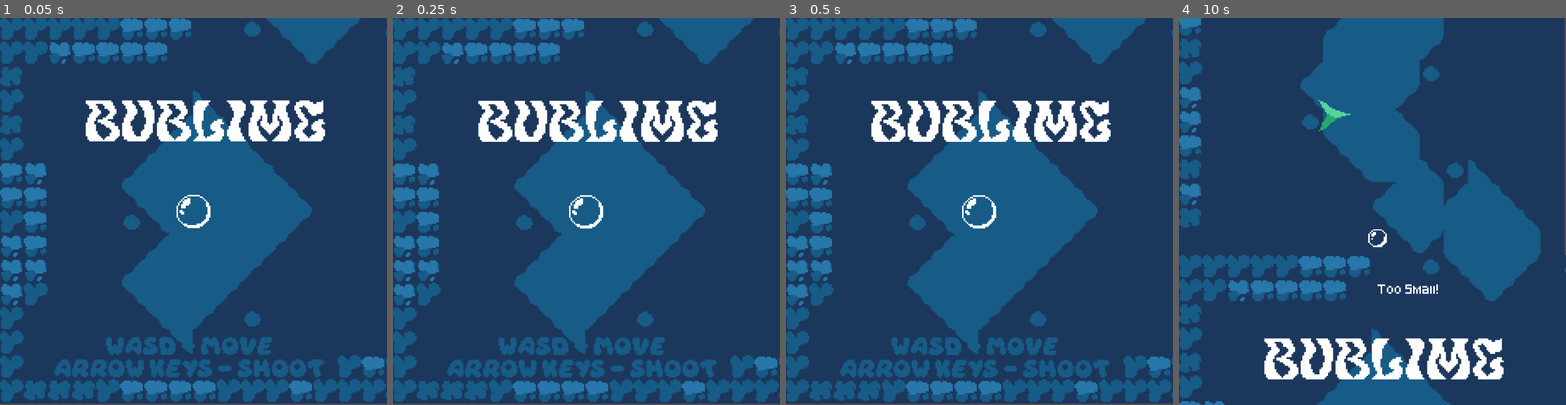
Above: before the commit, frames 1-4 (left to right).
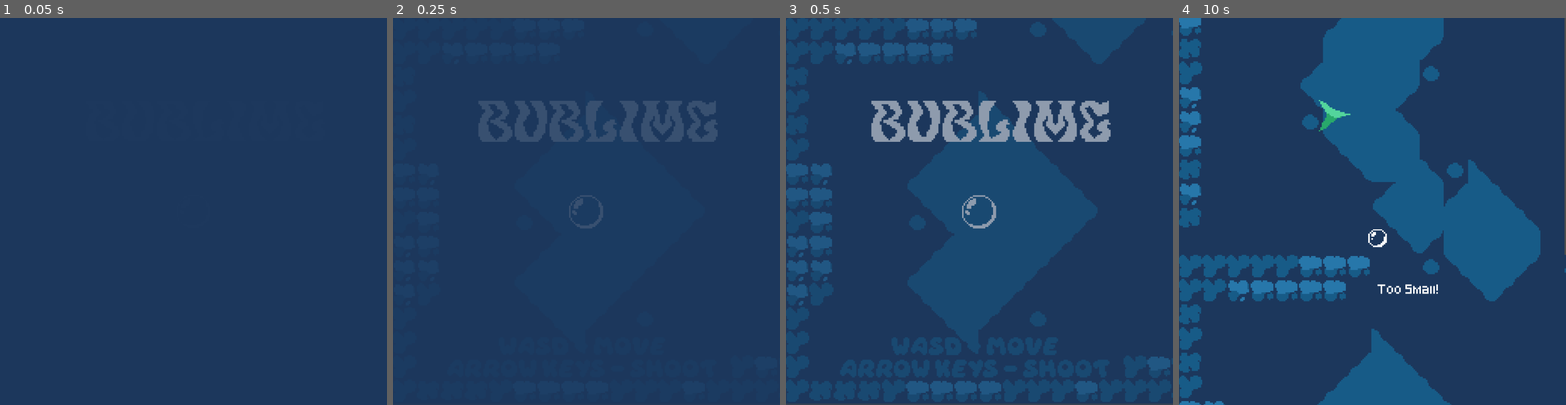
Above: after the commit, the same moments.

Repository: LeslieLlama/Bublime
Game: Godot game, scene res://Scenes/MainGame.tscn
Two runs of this game, one before a commit and one after it. Both use one fixed random seed, a clock stepped at 60 frames per second and the inputs below.
Inputs:
- Up to frame 1 (0.05 s): no input
- Up to frame 2 (0.25 s): no input
- Up to frame 3 (0.5 s): no input
- Up to frame 4 (10 s): hold Right (fire_right) 0.53-1.28 s; tap Enter at 1.25, 5 s; hold Down (fire_down) 1.28-2.03 s; tap Space at 2, 8 s; hold Right (fire_right) 2.03-2.78 s; hold W (move_up) 2.78-3.53 s; hold Left (fire_left) 3.53-5.03 s; hold Down (fire_down) 5.03-5.78 s; hold Right (fire_right) 5.78-6.53 s; hold W (move_up) 6.53-7.28 s; hold Right (fire_right) 7.28-8.03 s; hold Down (fire_down) 8.03-8.78 s; hold Left (fire_left) 8.78-9.53 s; hold W (move_up) from 9.53 s (still down)

The runs differ from the first frame. In frame 1, 38% of the frame differs, in the area x 0-100%, y 0-100%; in frame 2, 37%; in frame 3, 8.5%; in frame 4, 4.1%.

Commit message:
Proper death and restart
on death player now goes into a invisible -non interactable state, game can be restarted with a press of w, and there's a simple fade in/fade out effect. Also the title now hides when leaving the first room.

Diff:
--- a/AutoLoad/Signals.gd
+++ b/AutoLoad/Signals.gd
@@ -6,4 +6,6 @@
 signal new_room_entered(area2d : Area2D, roomname : String)
 signal popup_message(textToSay : String, pos : Vector2, textColour : Color)
 signal player_damaged(direction_to_push : Vector2)
+signal player_dead()
 signal get_player(player : CharacterBody2D)
+signal reload_game()
--- a/Scenes/MainGame.tscn
+++ b/Scenes/MainGame.tscn
@@ -51,21 +51,21 @@
 tile_map_data = PackedByteArray("AAAAAAAAAAACAAEAAAABAAAAAAACAAEAAAACAAAAAAACAAEAAAADAAAAAAACAAEAAAAEAAAAAAACAAEAAAAFAA …(16832 unchanged characters)…
 tile_set = SubResource("TileSet_uxxjn")
 
-[node name="UI" type="Control" parent="."]
+[node name="WorldText" type="Control" parent="."]
 layout_mode = 3
 anchors_preset = 0
 offset_top = -1990.0
 offset_right = 1996.0
 offset_bottom = 1011.0
 
-[node name="TutorialScreen1" type="Control" parent="UI"]
+[node name="TutorialScreen1" type="Control" parent="WorldText"]
 anchors_preset = 0
 offset_left = 96.0
 offset_top = 2003.0
 offset_right = 136.0
 offset_bottom = 2043.0
 
-[node name="Title" type="Label" parent="UI/TutorialScreen1"]
+[node name="Title" type="Label" parent="WorldText/TutorialScreen1"]
 texture_filter = 1
 layout_mode = 0
 offset_left = 103.0
@@ -78,7 +78,7 @@
 horizontal_alignment = 1
 vertical_alignment = 1
 
-[node name="Instructions" type="Label" parent="UI/TutorialScreen1"]
+[node name="Instructions" type="Label" parent="WorldText/TutorialScreen1"]
 layout_mode = 0
 offset_left = 44.0
 offset_top = 753.0
@@ -92,7 +92,7 @@
 horizontal_alignment = 1
 vertical_alignment = 1
 
-[node name="Instructions2" type="Label" parent="UI/TutorialScreen1"]
+[node name="Instructions2" type="Label" parent="WorldText/TutorialScreen1"]
 layout_mode = 0
 offset_left = 1052.0
 offset_top = 130.0
--- a/Scenes/player.tscn
+++ b/Scenes/player.tscn
@@ -1,9 +1,10 @@
-[gd_scene load_steps=15 format=3 uid="uid://xh4wteq4jqc5"]
+[gd_scene load_steps=16 format=3 uid="uid://xh4wteq4jqc5"]
 
 [ext_resource type="Script" path="res://Scripts/PlayerMovement.gd" id="1_iolvt"]
 [ext_resource type="PackedScene" uid="uid://dnqvkt8q7njgu" path="res://Scenes/bubble_projectile.tscn" id="2_y87s2"]
 [ext_resource type="Texture2D" uid="uid://dd3owqepvkkdl" path="res://Sprites/PlayerBubbleSpritesheet.png" id="3_lpfvr"]
 [ext_resource type="Script" path="res://Scripts/player_camera.gd" id="4_ebh4y"]
+[ext_resource type="PackedScene" uid="uid://db6q8ql0fqkvs" path="res://Scenes/ui.tscn" id="5_2fvc2"]
 
 [sub_resource type="AtlasTexture" id="AtlasTexture_esig7"]
 atlas = ExtResource("3_lpfvr")
@@ -89,3 +90,5 @@
 limit_smoothed = true
 position_smoothing_enabled = true
 script = ExtResource("4_ebh4y")
+
+[node name="UI" parent="Camera2D" instance=ExtResource("5_2fvc2")]
--- a/Scenes/ui.gd
+++ b/Scenes/ui.gd
@@ -1,17 +1,30 @@
 extends CanvasLayer
 
-@export var tutorialScreens = []
+var player_is_dead : bool
 # Called when the node enters the scene tree for the first time.
 func _ready():
-	pass # Replace with function body.
-	tutorialScreens = [$TutorialScreen1]
+	Signals.player_dead.connect(_player_has_died)
+	await get_tree().create_timer(0.01).timeout
+	_fade_color(true)
+
 
 # Called every frame. 'delta' is the elapsed time since the previous frame.
 func _process(delta):
-	pass
+	if player_is_dead == true:
+		if Input.is_action_pressed('move_up'):
+			_fade_color(false)
+			await get_tree().create_timer(1).timeout
+			Signals.emit_signal("reload_game")
 
-func _enable_tutorial_screen(screen : int, is_show):
-	if is_show == true:
-		tutorialScreens[screen].show()
+func _player_has_died():
+	await get_tree().create_timer(0.5).timeout
+	$DeathScreen.show()
+	player_is_dead = true
+
+func _fade_color(fade_in : bool):
+	if fade_in == true:
+		var tween = get_tree().create_tween().bind_node(self)
+		tween.tween_property($FadeIn, "modulate:a", 0, 1).set_trans(tween.TRANS_QUAD)
 	else:
-		tutorialScreens[screen].hide()
+		var tween = get_tree().create_tween().bind_node(self)
+		tween.tween_property($FadeIn, "modulate:a", 1, 1).set_trans(tween.TRANS_QUAD)
--- a/Scenes/ui.tscn
+++ b/Scenes/ui.tscn
@@ -1,41 +1,52 @@
-[gd_scene load_steps=2 format=3 uid="uid://db6q8ql0fqkvs"]
+[gd_scene load_steps=4 format=3 uid="uid://db6q8ql0fqkvs"]
 
 [ext_resource type="Script" path="res://Scenes/ui.gd" id="1_81kql"]
+[ext_resource type="FontFile" uid="uid://c2u6mgva0cwwo" path="res://Pixelout Personal Use Only.ttf" id="2_now3c"]
+[ext_resource type="FontFile" uid="uid://ck2g4k8chw7b0" path="res://Daydream.ttf" id="3_yaonp"]
 
-[node name="UI" type="Control"]
-layout_mode = 3
-anchors_preset = 0
+[node name="UI" type="CanvasLayer"]
 script = ExtResource("1_81kql")
 
-[node name="TutorialScreen1" type="Control" parent="."]
-layout_mode = 1
+[node name="DeathScreen" type="Control" parent="."]
+visible = false
+layout_mode = 3
 anchors_preset = 15
 anchor_right = 1.0
 anchor_bottom = 1.0
 grow_horizontal = 2
 grow_vertical = 2
 
-[node name="Title" type="Label" parent="TutorialScreen1"]
+[node name="Title" type="Label" parent="DeathScreen"]
 offset_right = 1000.0
 offset_bottom = 476.0
-theme_override_font_sizes/font_size = 100
-text = "Bublime"
+theme_override_fonts/font = ExtResource("2_now3c")
+theme_override_font_sizes/font_size = 141
+text = "Popped!"
 horizontal_alignment = 1
 vertical_alignment = 1
 
-[node name="Label" type="Label" parent="TutorialScreen1"]
+[node name="Label" type="Label" parent="DeathScreen"]
 layout_mode = 1
 anchors_preset = 8
 anchor_left = 0.5
 anchor_top = 0.5
 anchor_right = 0.5
 anchor_bottom = 0.5
-offset_left = 102.0
-offset_top = 569.0
-offset_right = 906.0
-offset_bottom = 776.0
+offset_left = -402.0
+offset_top = 115.0
+offset_right = 402.0
+offset_bottom = 322.0
 grow_horizontal = 2
 grow_vertical = 2
-theme_override_font_sizes/font_size = 50
-text = "Press WASD to start "
+theme_override_fonts/font = ExtResource("3_yaonp")
+theme_override_font_sizes/font_size = 41
+text = "Press w to restart"
 horizontal_alignment = 1
+
+[node name="FadeIn" type="ColorRect" parent="."]
+anchors_preset = 15
+anchor_right = 1.0
+anchor_bottom = 1.0
+grow_horizontal = 2
+grow_vertical = 2
+color = Color(0.109804, 0.215686, 0.360784, 1)
--- a/Scripts/PlayerMovement.gd
+++ b/Scripts/PlayerMovement.gd
@@ -115,4 +115,6 @@
 	return output
 
 func _death():
-	print("player has died")
+	Signals.emit_signal("player_dead")
+	$".".visible = false
+	collision_layer = 0b00000000_00000000_00000000_00000000
--- a/Scripts/main_game.gd
+++ b/Scripts/main_game.gd
@@ -4,6 +4,8 @@
 # Called when the node enters the scene tree for the first time.
 func _ready():
 	Signals.popup_message.connect(pop_up_message)
+	Signals.reload_game.connect(reload_game)
+	Signals.new_room_entered.connect(hide_title)
 
 
 func pop_up_message(textToSay : String, pos : Vector2, textColour : Color):
@@ -18,3 +20,10 @@
 	var tween = get_tree().create_tween().bind_node(self)
 	tween.tween_property(message, "position", Vector2(pos.x,pos.y-20), 1).set_trans(tween.TRANS_QUAD)
 	tween.tween_callback(message.queue_free)
+
+func reload_game():
+	get_tree().reload_current_scene()
+
+func hide_title(_area, name):
+	if name != "Room1":
+		$WorldText/TutorialScreen1/Title.hide()
